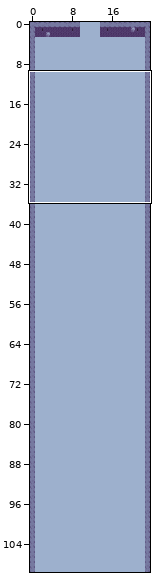
Two states of a Tiled map, assets/src/main_tilemap.tmx. Above, an overview of the earlier version with the close-up marked.
Close-up. Old version:
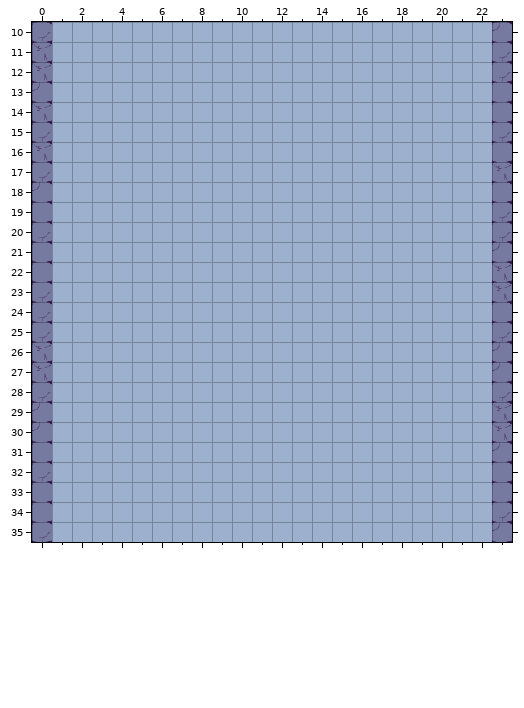
Cells are 32x32 px. Shown: x 0..23, y 10..35. The commit also changed other parts of the map, which this record leaves out.
New version:
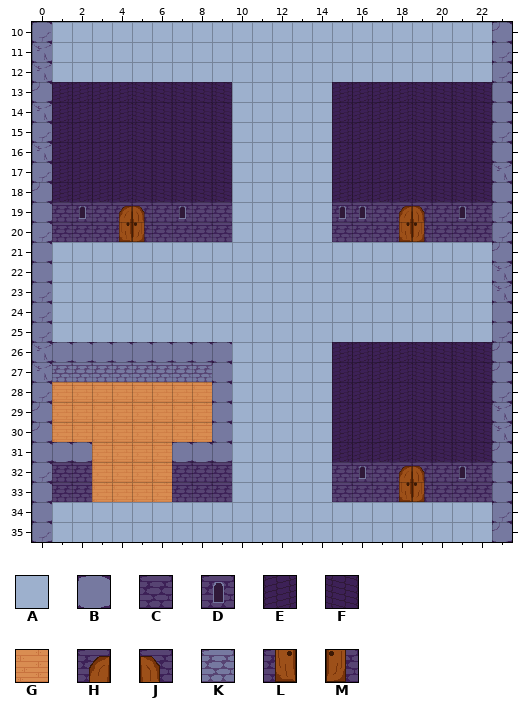
Key: from "main_tilemap": A 0, B 1, C 5, D 6, E 12, F 13; from "main_tilemap2": G 8, H 9, J 10, K 11, L 17, M 18.
_ is an empty cell.
The edit:
Layer "main":
Tile A becomes tile B in row 26 at x 1 to 9; in rows 27 to 30 at x 9; in row 31 at x 1 to 2 and 7 to 9.
Tile A becomes tile C in row 19 at x 1, 3, 6, 8 to 9, 17, 20 and 22; in row 20 at x 1 to 3, 6 to 9, 15 to 17 and 20 to 22; in row 32 at x 1 to 2, 7 to 9, 15, 17, 20 and 22; in row 33 at x 1 to 2, 7 to 9, 15 to 17 and 20 to 22.
Tile A becomes tile D in row 19 at x 2, 7, 15 to 16 and 21; in row 32 at x 16 and 21.
Tile A becomes tile E in rows 13 to 18 at x 1 to 4 and 15 to 18; in rows 26 to 31 at x 15 to 18.
Tile A becomes tile F in rows 13 to 18 at x 5 to 9 and 19 to 22; in rows 26 to 31 at x 19 to 22.
Tile A becomes tile G in rows 28 to 30 at x 1 to 8; in rows 31 to 33 at x 3 to 6.
Tile A becomes tile H in row 19 at x 4 and 18; in row 32 at x 18.
Tile A becomes tile J in row 19 at x 5 and 19; in row 32 at x 19.
Tile A becomes tile K in row 27 at x 1 to 8.
Tile A becomes tile L in row 20 at x 4 and 18; in row 33 at x 18.
Tile A becomes tile M in row 20 at x 5 and 19; in row 33 at x 19.
Where, in picture pixels (left, top, right, bottom), the same in both close-ups:
changed: (52, 82, 232, 242)
changed: (332, 82, 492, 242)
changed: (52, 342, 232, 502)
changed: (332, 342, 492, 502)
